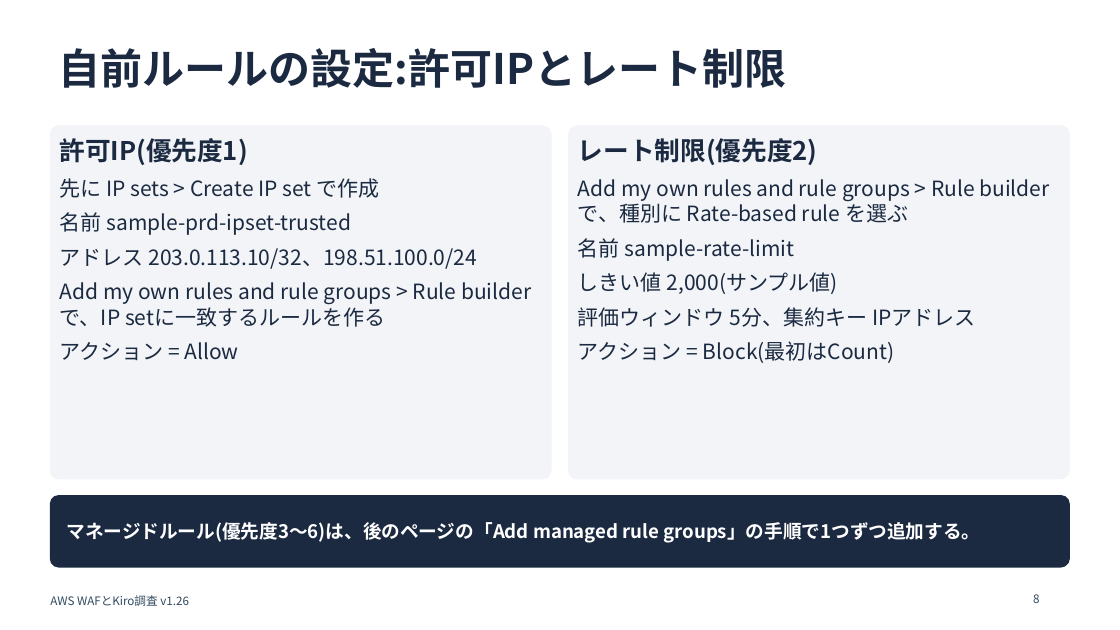
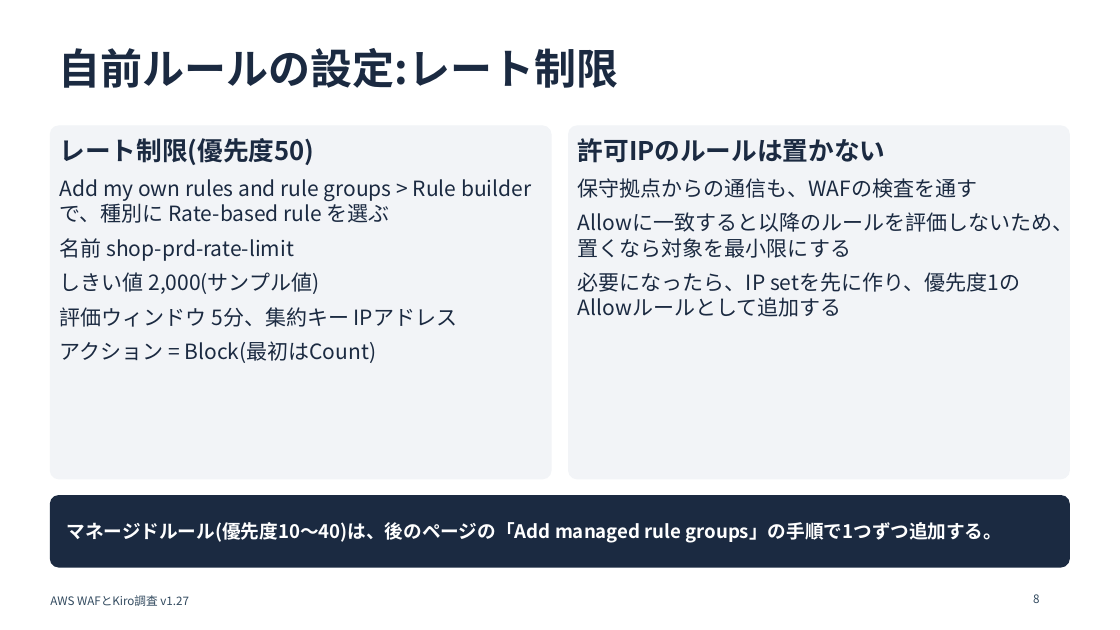
Before and after one commit to w-index-m/kiro-aws, a slide deck: slide 8 of 07_AWS_WAFとKiro調査/docs/AWS_WAFとKiro調査.pptx. Drawn at 1120x630 pixels with LibreOffice and Linux fonts; fonts in the diff are those of the drawing. Boxes give left, top, right and bottom in pixels: in the first picture for what was removed or moved away, otherwise in the second. Text is boxed around its words. In the diff, an @@ line names an element or a change of style, - is before the commit and + after.

```diff
--- a/07_AWS_WAFとKiro調査/docs/AWS_WAFとKiro調査.pptx
+++ b/07_AWS_WAFとKiro調査/docs/AWS_WAFとKiro調査.pptx
@@ title at (59,48,619,88): text changed @@
-自前ルールの設定:許可IPとレート制限
+自前ルールの設定:レート制限
@@ text at (60,138,531,363): text changed @@
-許可IP(優先度1)
-先に IP sets > Create IP set で作成
-名前 sample-prd-ipset-trusted
-アドレス 203.0.113.10/32、198.51.100.0/24
-Add my own rules and rule groups > Rule builder で、IP setに一致するルールを作る
-アクション = Allow
+レート制限(優先度50)
+Add my own rules and rule groups > Rule builder で、種別に Rate-based rule を選ぶ
+名前 shop-prd-rate-limit
+しきい値 2,000(サンプル値)
+評価ウィンドウ 5分、集約キー IPアドレス
+アクション = Block(最初はCount)
@@ text at (578,138,1073,292): text changed @@
-レート制限(優先度2)
-Add my own rules and rule groups > Rule builder で、種別に Rate-based rule を選ぶ
-名前 sample-rate-limit
-しきい値 2,000(サンプル値)
-評価ウィンドウ 5分、集約キー IPアドレス
-アクション = Block(最初はCount)
+許可IPのルールは置かない
+保守拠点からの通信も、WAFの検査を通す
+Allowに一致すると以降のルールを評価しないため、置くなら対象を最小限にする
+必要になったら、IP setを先に作り、優先度1のAllowルールとして追加する
@@ text at (67,522,1003,543): text changed @@
-マネージドルール(優先度3〜6)は、後のページの「Add managed rule groups」の手順で1つずつ追加する。
+マネージドルール(優先度10〜40)は、後のページの「Add managed rule groups」の手順で1つずつ追加する。
@@ text at (50,595,189,606): text changed @@
-AWS WAFとKiro調査 v1.26
+AWS WAFとKiro調査 v1.27
```
Also in this commit, not shown: 40 other slides changed, 5 other files.
